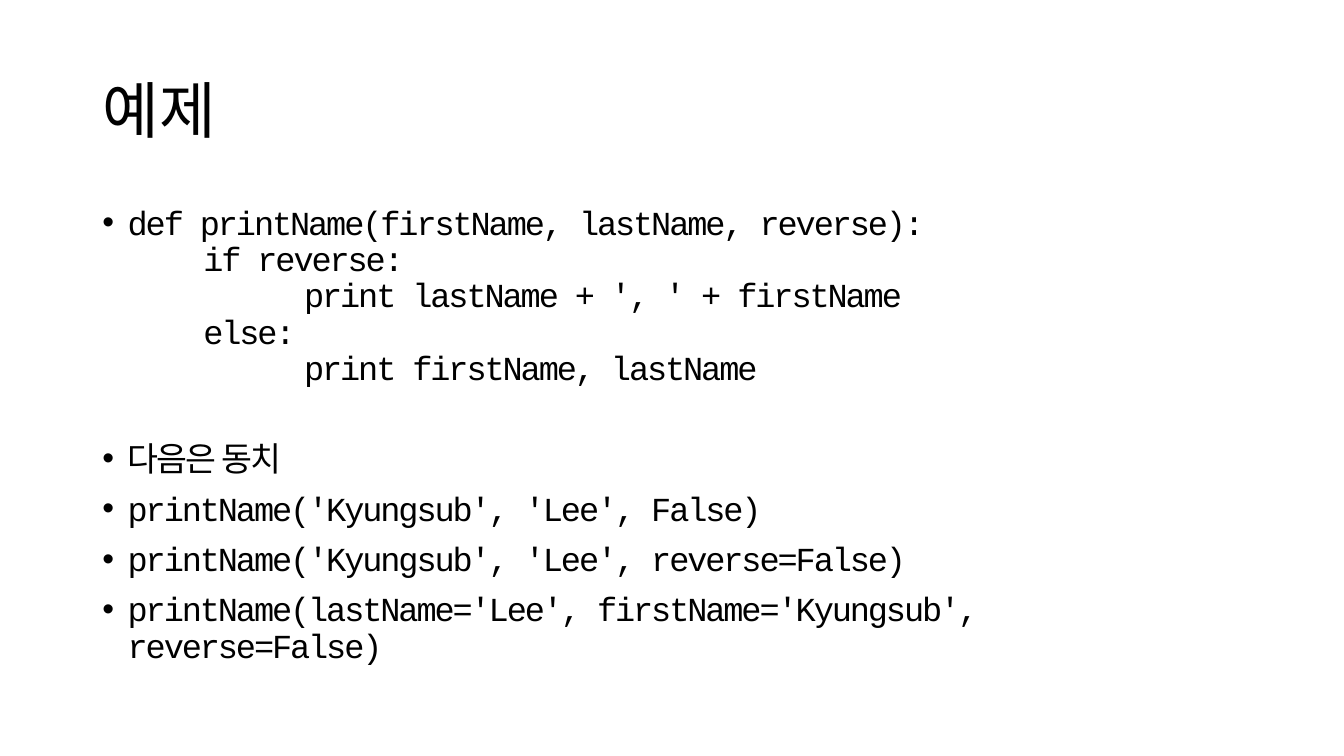
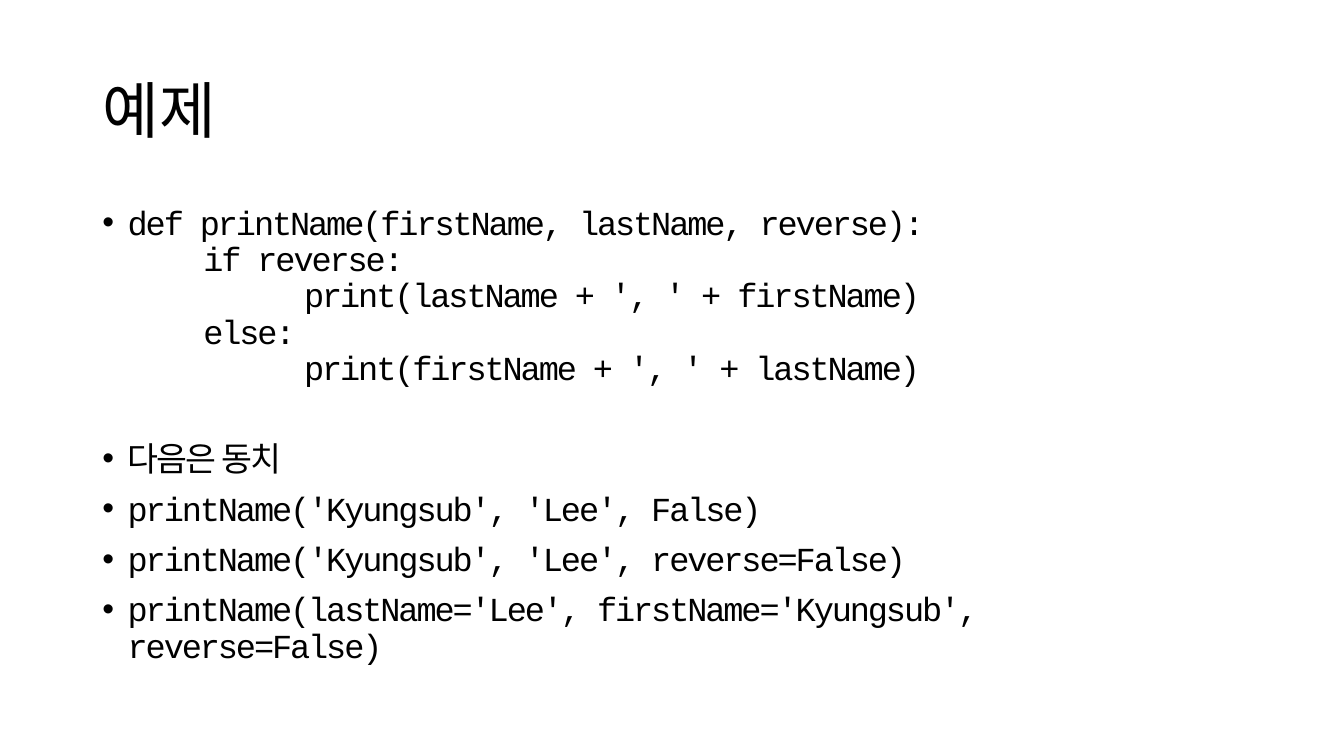
Before and after one commit to ksublee/SPuP, a slide deck: slide 9 of ppt/Python_4_함수.pptx. Drawn at 1344x756 pixels with LibreOffice and Linux fonts; fonts in the diff are those of the drawing. Boxes give left, top, right and bottom in pixels: in the first picture for what was removed or moved away, otherwise in the second. Text is boxed around its words. In the diff, an @@ line names an element or a change of style, - is before the commit and + after.

```diff
--- a/ppt/Python_4_함수.pptx
+++ b/ppt/Python_4_함수.pptx
@@ text at (128, 210, 925, 387): text changed @@
-• def printName(firstName, lastName, reverse):
-  if reverse:
-  print lastName + ', ' + firstName
-  else:
-  print firstName, lastName
+• def printName(firstName, lastName, reverse):
+  if reverse:
+  print(lastName + ', ' + firstName)
+  else:
+  print(firstName + ', ' + lastName)
```
Also in this commit, not shown: 6 other slides changed.
